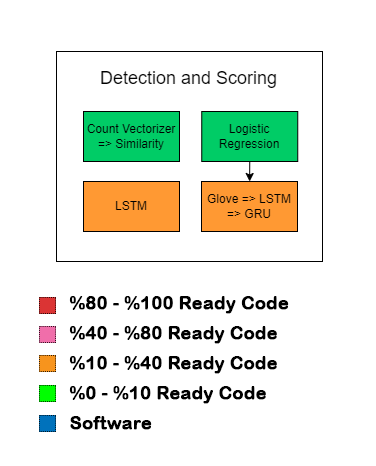
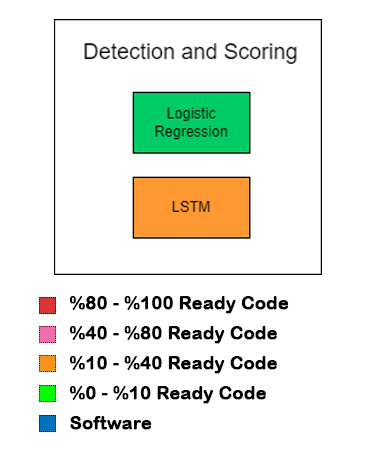
The second 376 x 466 image is a revision of the first. Changes to its layers:
added layer "Layer 17" above "Layer 14" over <box>54,19,322,275</box>
hid "Layer 14" over <box>56,51,323,262</box>
